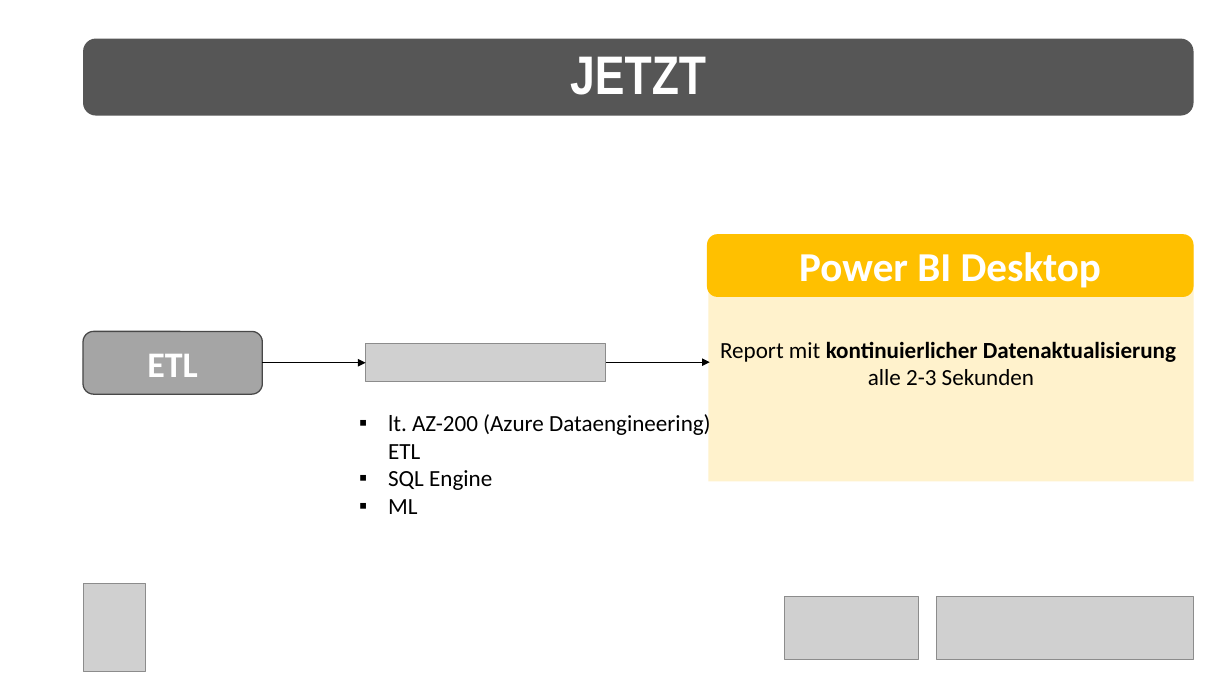
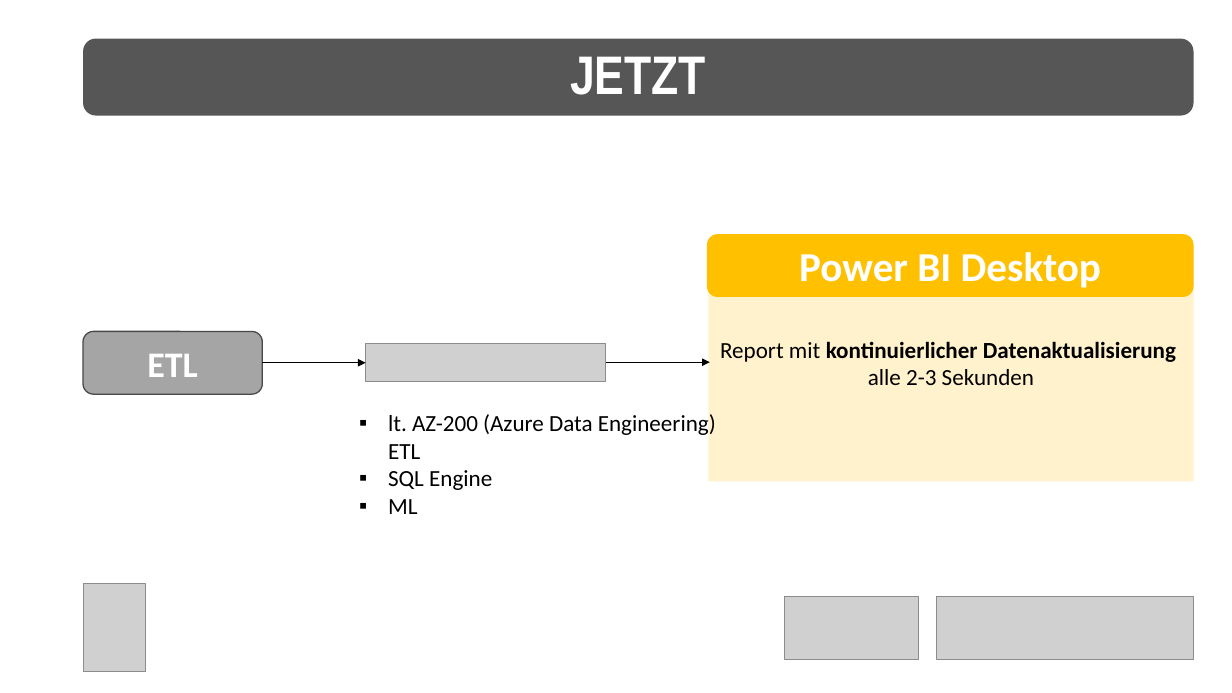
Before and after one commit to net-CDE/presentations, a slide deck: slide 17 of SQLKonferenz2023/mainContent_jul2023.pptx (slide 16 before the commit). Drawn at 1232x693 pixels with LibreOffice and Linux fonts; fonts in the diff are those of the drawing; grey boxes stand for pictures. Boxes give left, top, right and bottom in pixels: in the first picture for what was removed or moved away, otherwise in the second. Text is boxed around its words. In the diff, an @@ line names an element or a change of style, - is before the commit and + after.

```diff
--- a/SQLKonferenz2023/mainContent_jul2023.pptx
+++ b/SQLKonferenz2023/mainContent_jul2023.pptx
@@ text at box(388, 412, 716, 459): text changed @@
-▪ lt. AZ-200 (Azure Dataengineering)
-  ETL
+▪ lt. AZ-200 (Azure Data Engineering)
+  ETL
```
Also in this commit, not shown: 6 other slides changed, 3 slides added.
